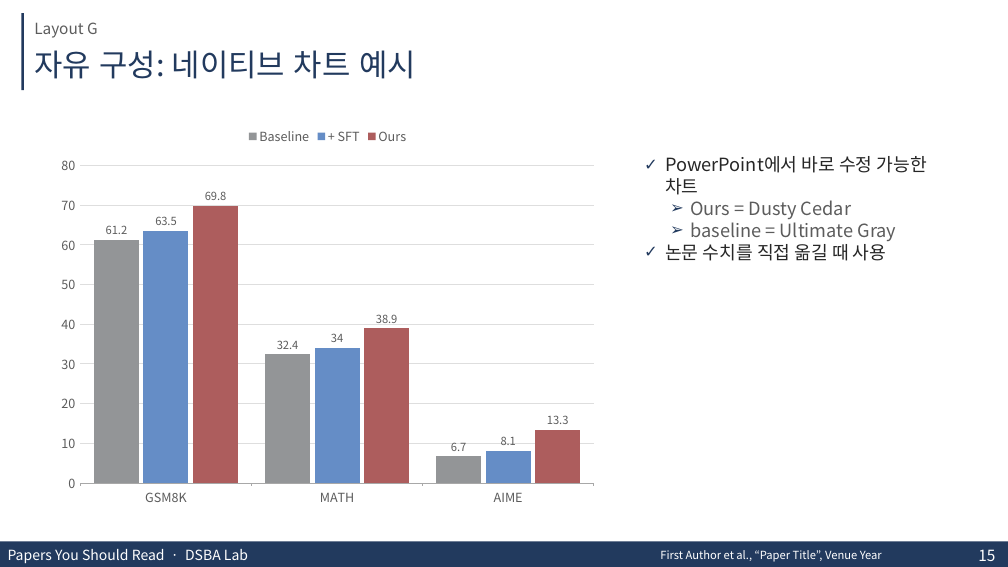
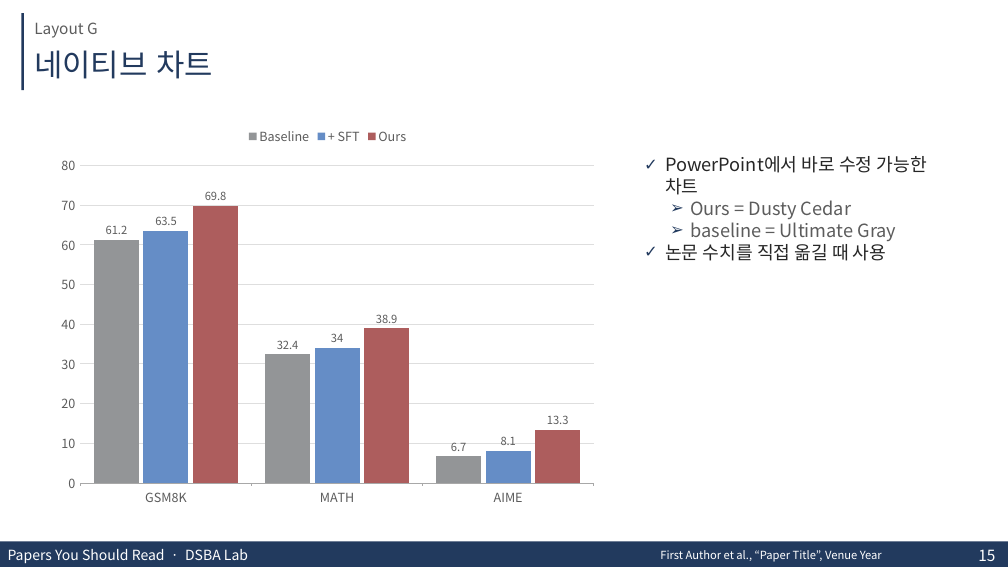
Before and after one commit to KimJaehee0725/research-slides, a slide deck: slide 15 of assets/research-slides-template.pptx. Drawn at 1008x567 pixels with LibreOffice and Linux fonts; fonts in the diff are those of the drawing; background and template pictures are left out. Boxes give left, top, right and bottom in pixels: in the first picture for what was removed or moved away, otherwise in the second. Text is boxed around its words. In the diff, an @@ line names an element or a change of style, - is before the commit and + after.

```diff
--- a/assets/research-slides-template.pptx
+++ b/assets/research-slides-template.pptx
@@ title at [34, 50, 213, 79]: text changed @@
-자유 구성: 네이티브 차트 예시
+네이티브 차트
```
Also in this commit, not shown: 7 other slides changed, 12 other files.
